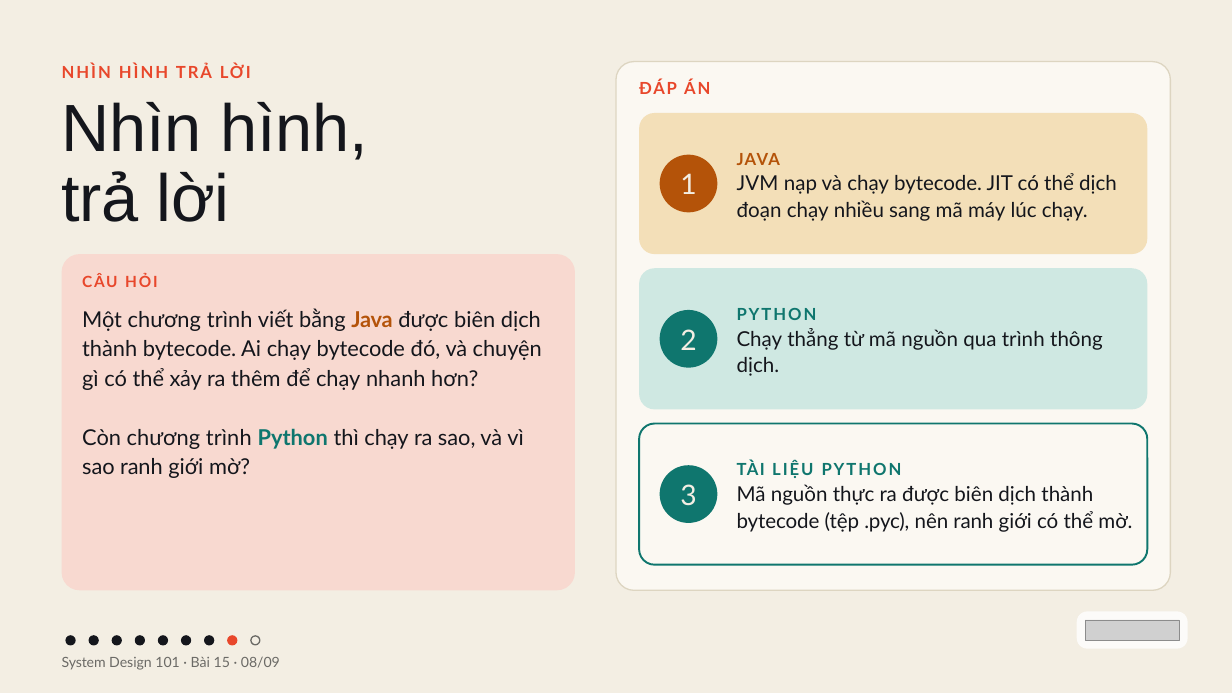
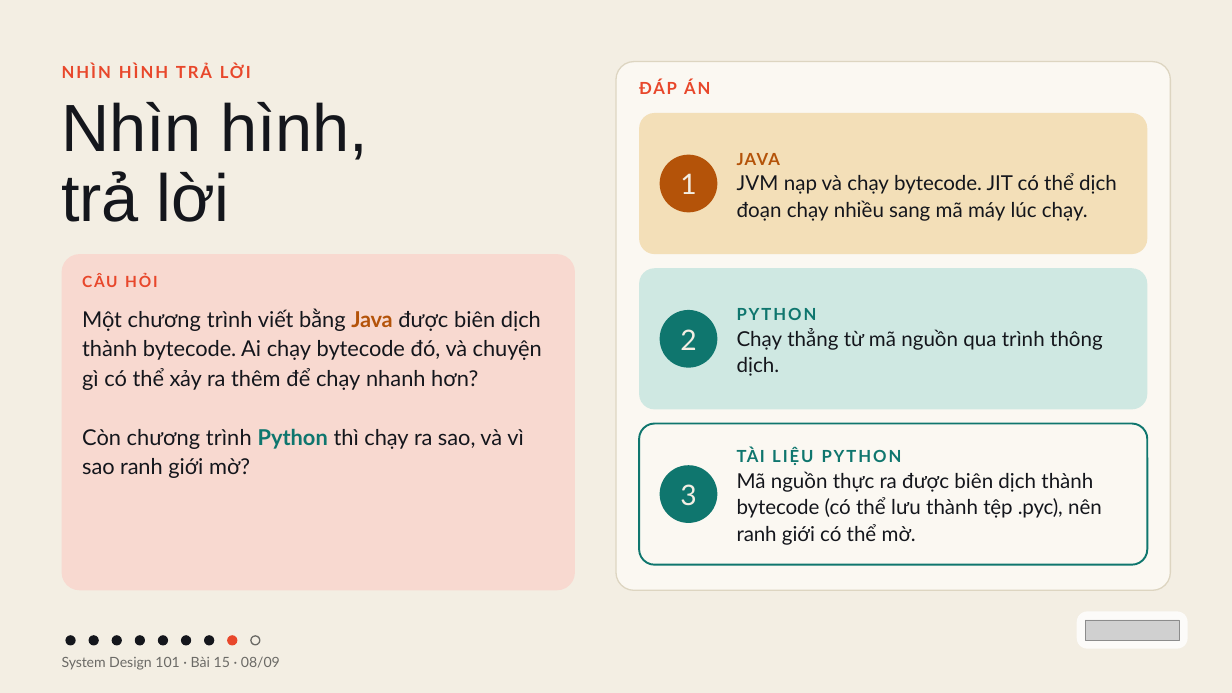
Before and after one commit to vohoailinh90/tool-marketing-studio, a slide deck: slide 8 of system-design-101/vi/lessons/sd-10-015/slides/sd-10-015.pptx. Drawn at 1232x693 pixels with LibreOffice and Linux fonts; fonts in the diff are those of the drawing; grey boxes stand for pictures. Boxes give left, top, right and bottom in pixels: in the first picture for what was removed or moved away, otherwise in the second. Text is boxed around its words. In the diff, an @@ line names an element or a change of style, - is before the commit and + after.

```diff
--- a/system-design-101/vi/lessons/sd-10-015/slides/sd-10-015.pptx
+++ b/system-design-101/vi/lessons/sd-10-015/slides/sd-10-015.pptx
@@ text at (x1=737, y1=471, x2=1102, y2=545): text changed @@
-Mã nguồn thực ra được biên dịch thành bytecode (tệp .pyc), nên ranh giới có thể mờ.
+Mã nguồn thực ra được biên dịch thành bytecode (có thể lưu thành tệp .pyc), nên ranh giới có thể mờ.
```
Also in this commit, not shown: 1 other slide changed, 7 other files.
